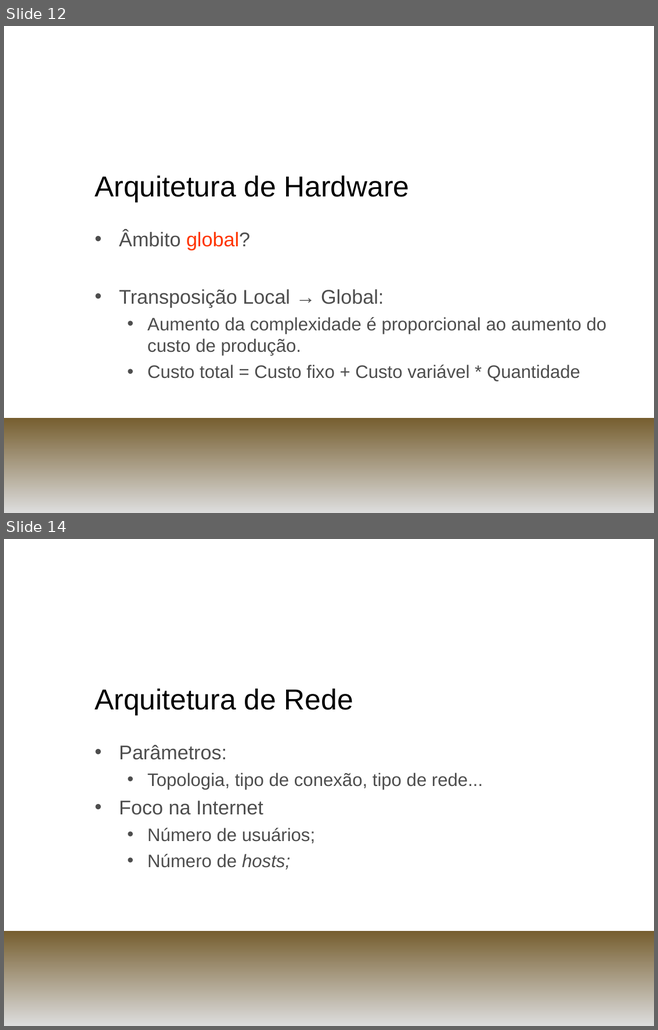
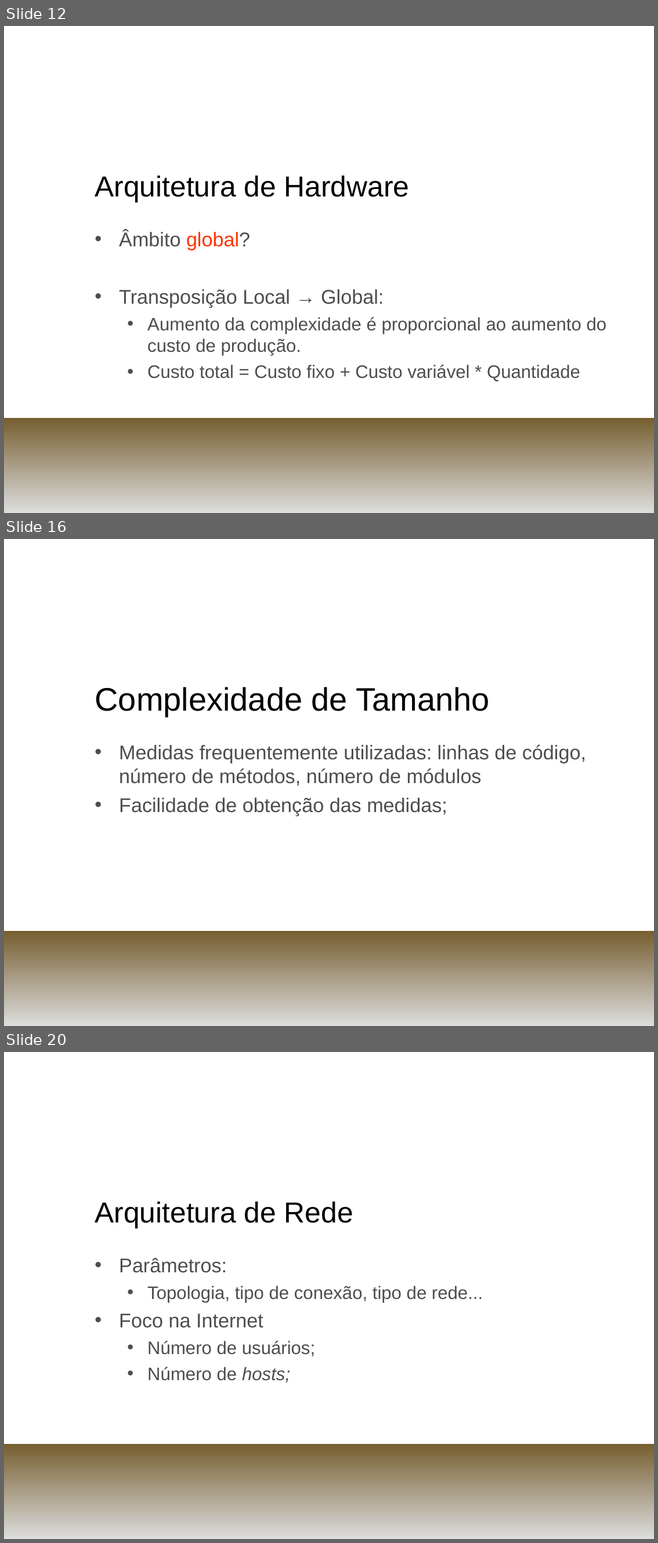
Before and after one commit to henriquekano/horie-dev, a slide deck: trunk/Documents/PCS 2058 - Engenharia de Informação/Systems Complexity/parv.ppt. Shown one above the other, each under a label of ours: slides 12 and 14 before the commit, slides 12, 16 and 20 after it; the slides between them are not shown. The pictures are 658x1030 and 658x1543 pixels, drawn with LibreOffice and Linux fonts; fonts in the diff are those of the drawing; background and template pictures are left out. Boxes give left, top, right and bottom in pixels: in the first picture for what was removed or moved away, otherwise in the second. Text is boxed around its words. In the diff, an @@ line names an element or a change of style, - is before the commit and + after.

```diff
--- a/trunk/Documents/PCS 2058 - Engenharia de Informação/Systems Complexity/parv.ppt
+++ b/trunk/Documents/PCS 2058 - Engenharia de Informação/Systems Complexity/parv.ppt
@@ slide 16 added at box(4, 539, 654, 1026), background picture (left out); not listed: 1 template element that a slide beside it also shows @@
@@ title added at box(94, 687, 489, 716), 36 pt, text #000000 @@
+Complexidade de Tamanho
@@ text added at box(119, 745, 586, 816), 22 pt, text #4D4D4D @@
+• Medidas frequentemente utilizadas: linhas de código, número de métodos, número de módulos
+• Facilidade de obtenção das medidas;
@@ what was slide 14 is now slide 20 @@
```
Also in this commit, not shown: 6 other slides added, 1 slide removed.
